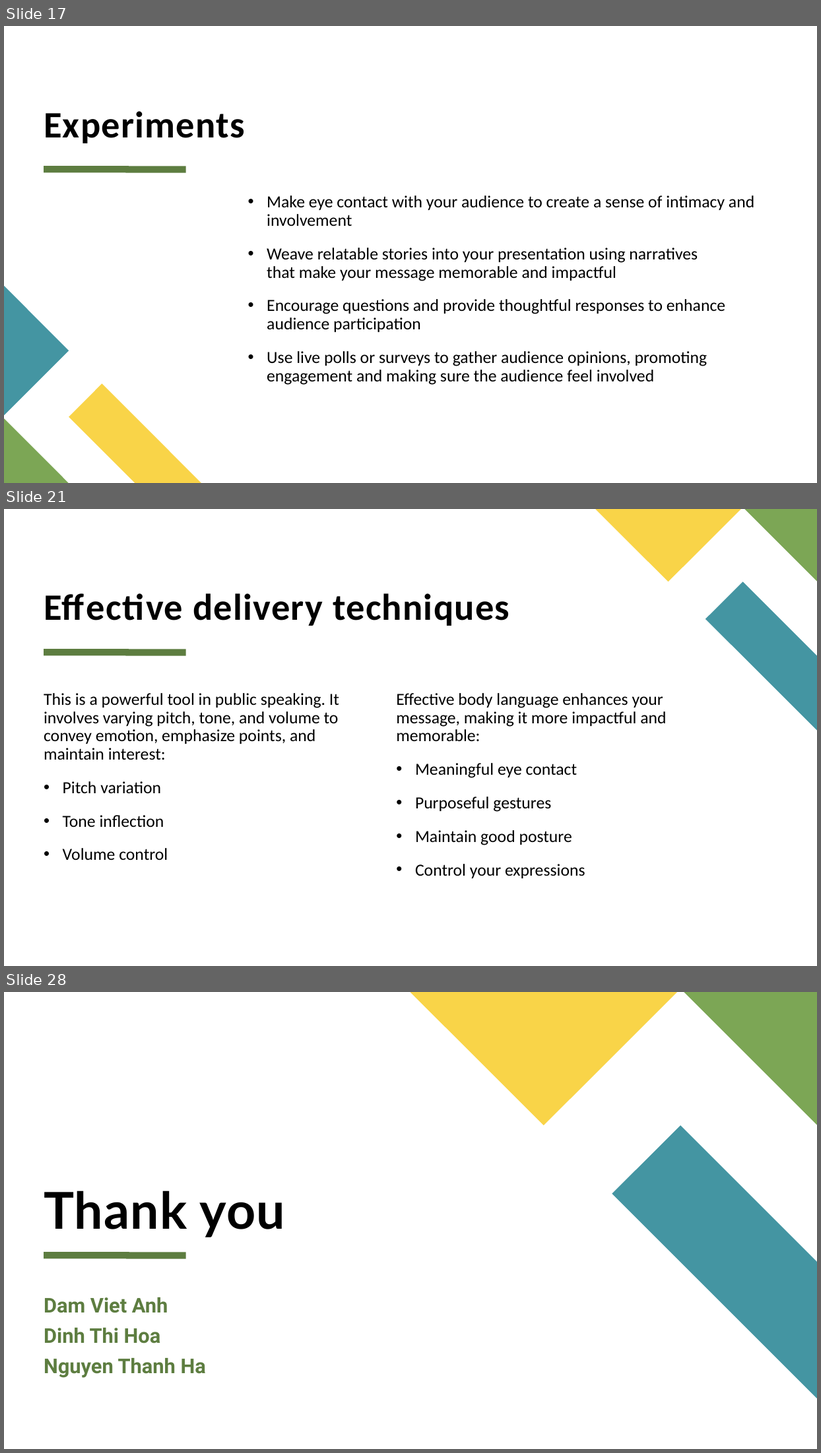
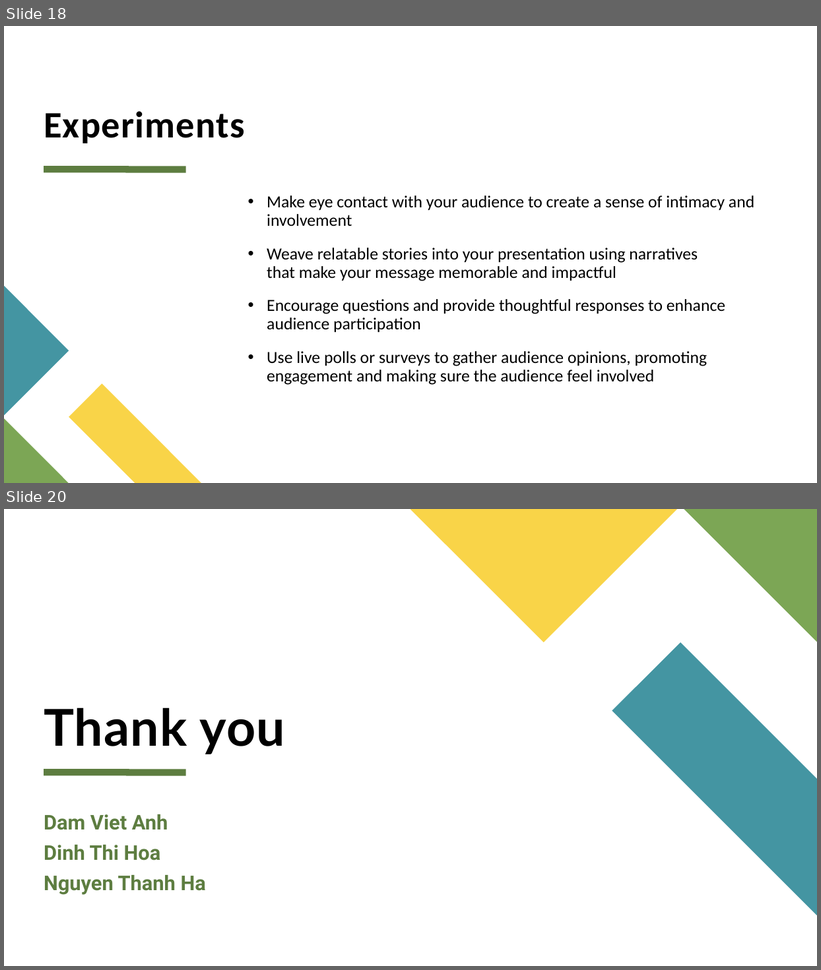
Before and after one commit to Anh26535D/cpp, a slide deck: report_computer_vision.pptx. Shown one above the other, each under a label of ours: slides 17, 21 and 28 before the commit, slides 18 and 20 after it; the slides between them are not shown. The pictures are 821x1453 and 821x970 pixels, drawn with LibreOffice and Linux fonts; fonts in the diff are those of the drawing. Boxes give left, top, right and bottom in pixels: in the first picture for what was removed or moved away, otherwise in the second. Text is boxed around its words. In the diff, an @@ line names an element or a change of style, - is before the commit and + after.

```diff
--- a/report_computer_vision.pptx
+++ b/report_computer_vision.pptx
@@ slide 21 removed at [4,509,817,966], background #FFFFFF; not listed: 1 template element that a slide beside it also shows @@
@@ freeform shape removed at [596,509,741,582] @@
@@ freeform shape removed at [745,509,817,582] @@
@@ freeform shape removed at [706,582,817,730] @@
@@ title removed at [44,593,510,626] @@
-Effective delivery techniques
@@ text removed at [44,693,339,860] @@
-This is a powerful tool in public speaking. It involves varying pitch, tone, and volume to convey emotion, emphasize points, and maintain interest:
-  • Pitch variation
-  • Tone inflection
-  • Volume control
@@ text removed at [396,693,666,879] @@
-Effective body language enhances your message, making it more impactful and memorable:
-  • Meaningful eye contact
-  • Purposeful gestures
-  • Maintain good posture
-  • Control your expressions
@@ what was slide 17 is now slide 18 @@
@@ what was slide 28 is now slide 20 @@
```
Also in this commit, not shown: 1 slide changed, 4 slides added, 11 other slides removed.
